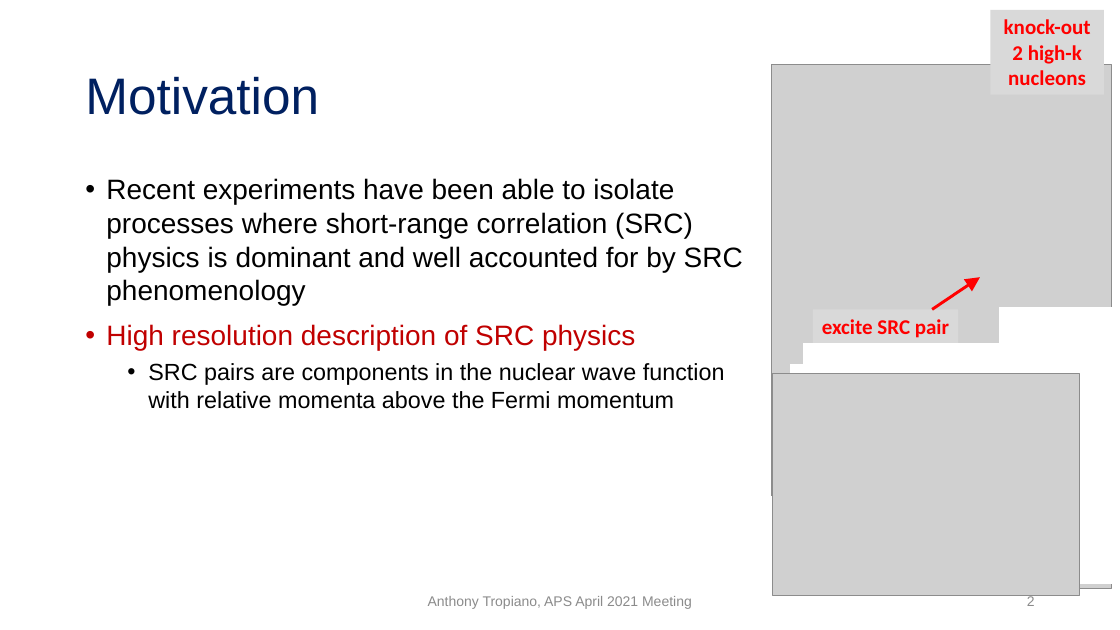
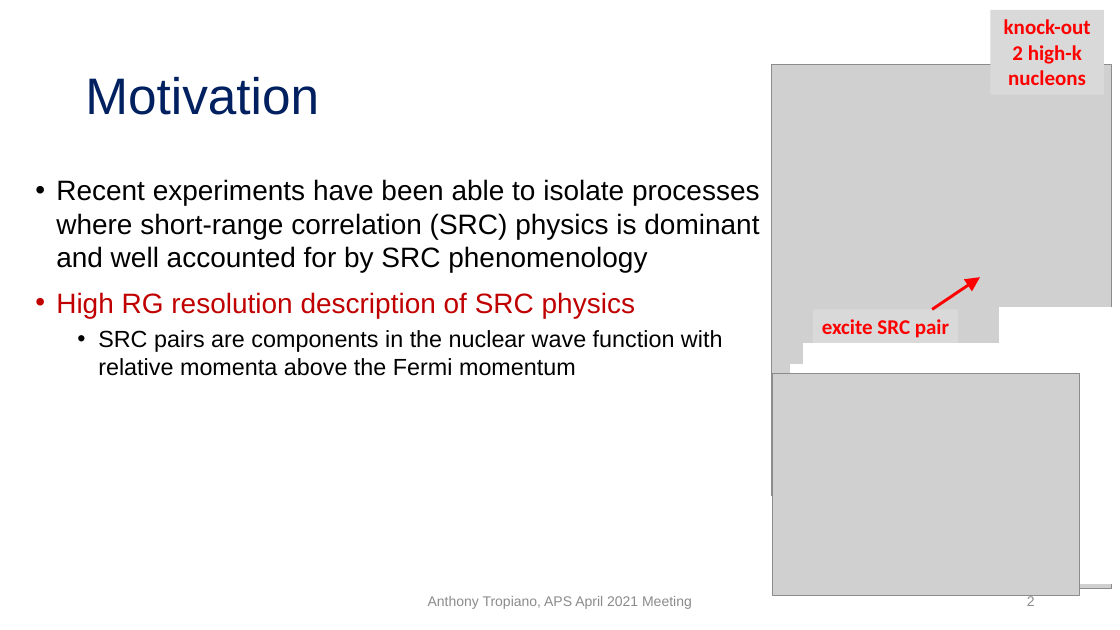
Before and after one commit to tropiano4/tropiano-srg, a slide deck: slide 2 of Presentations/APS_April2021/tropiano_aps_april2021.pptx. Drawn at 1120x630 pixels with LibreOffice and Linux fonts; fonts in the diff are those of the drawing; grey boxes stand for pictures. Boxes give left, top, right and bottom in pixels: in the first picture for what was removed or moved away, otherwise in the second. Text is boxed around its words. In the diff, an @@ line names an element or a change of style, - is before the commit and + after.

```diff
--- a/Presentations/APS_April2021/tropiano_aps_april2021.pptx
+++ b/Presentations/APS_April2021/tropiano_aps_april2021.pptx
@@ text "Recent experiments have been able ...": place and size @@
-text "Recent experiments have been able ..." at <box>106,178,743,409</box>
+text "Recent experiments have been able ..." at <box>56,179,760,376</box>
@@ text at <box>56,292,635,318</box>: text changed @@
-• High resolution description of SRC physics
+• High RG resolution description of SRC physics
```
Also in this commit, not shown: 7 other slides changed, 4 slides added, 1 slide removed, 5 other files.
